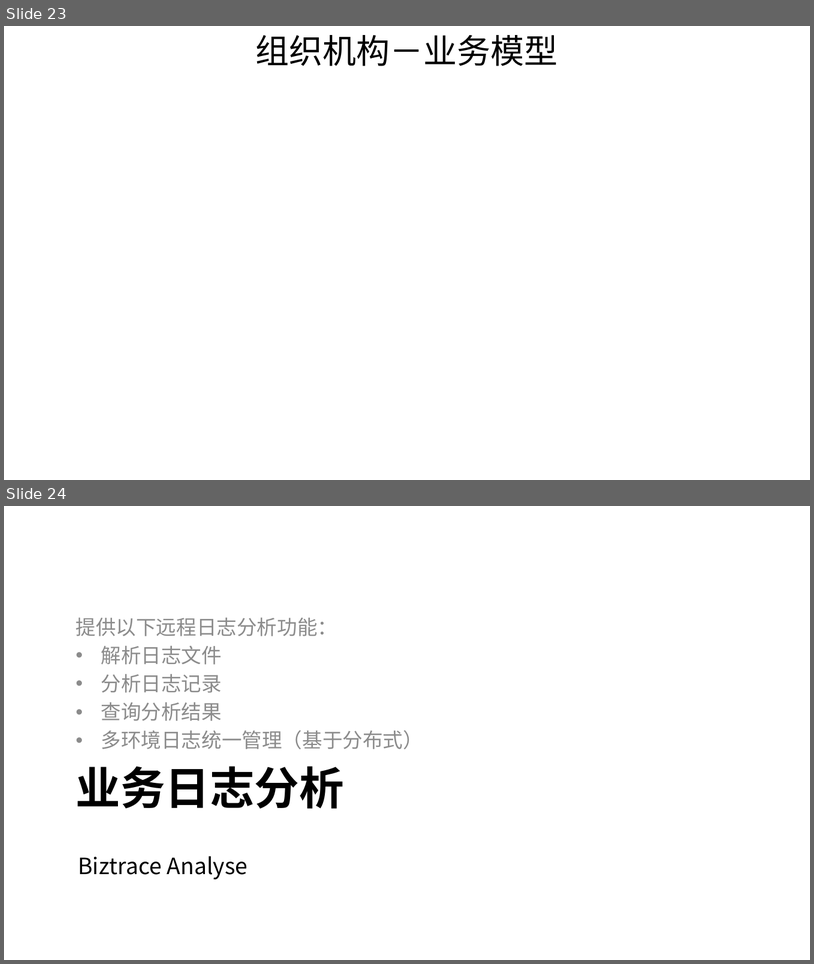
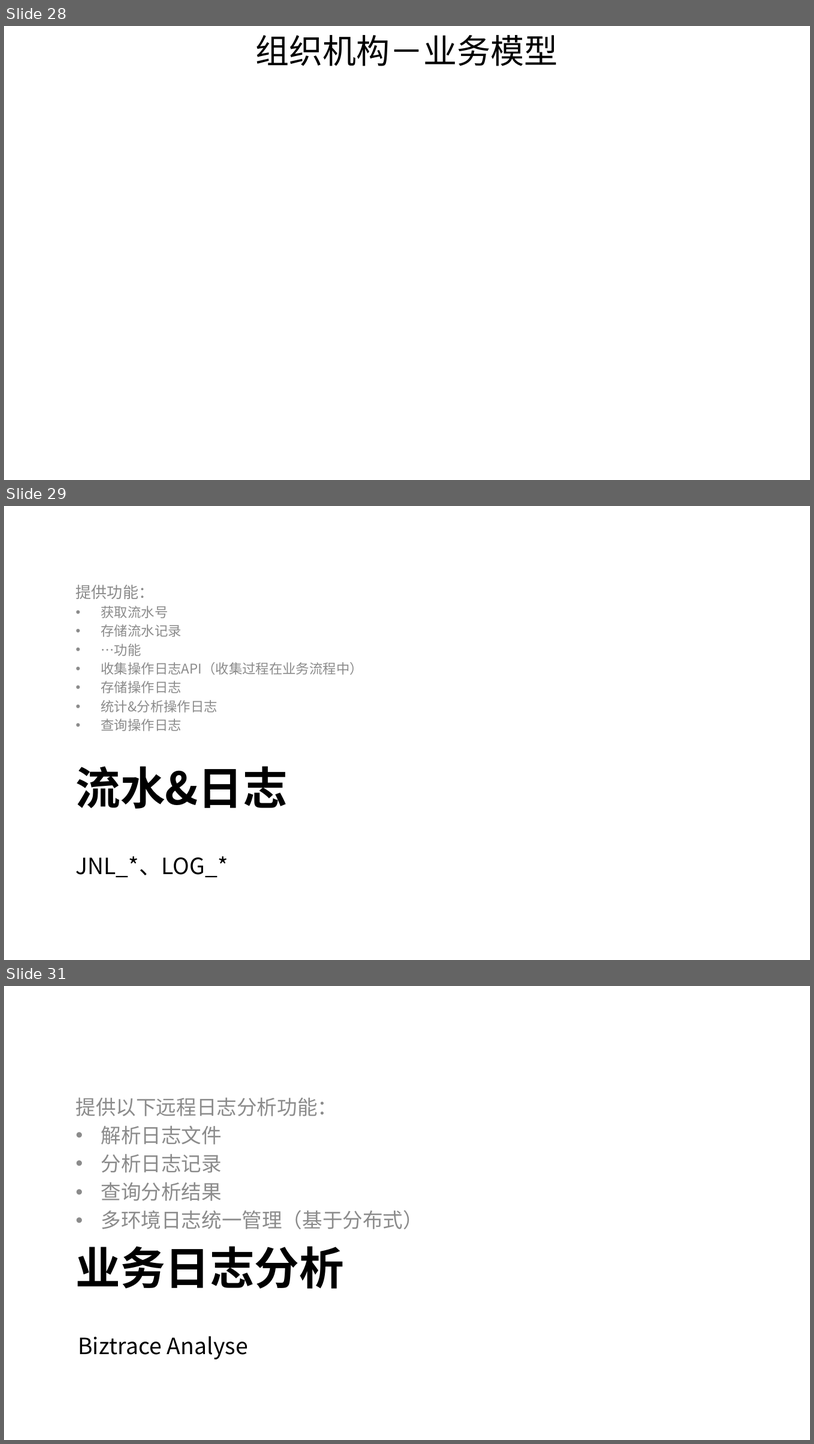
Before and after one commit to shiyunlai/tistools, a slide deck: readme/TIStools.pptx. Shown one above the other, each under a label of ours: slides 23 and 24 before the commit, slides 28, 29 and 31 after it; the slides between them are not shown. The pictures are 814x964 and 814x1444 pixels, drawn with LibreOffice and Linux fonts; fonts in the diff are those of the drawing. Boxes give left, top, right and bottom in pixels: in the first picture for what was removed or moved away, otherwise in the second. Text is boxed around its words. In the diff, an @@ line names an element or a change of style, - is before the commit and + after.

Commit message:
记录

```diff
--- a/readme/TIStools.pptx
+++ b/readme/TIStools.pptx
@@ slide 29 added at [4,506,810,960], background #FFFFFF @@
@@ text added at [76,585,363,731], 12 pt, text #8C8C8C @@
+提供功能：
+• 获取流水号
+• 存储流水记录
+• …功能
+• 收集操作日志API（收集过程在业务流程中）
+• 存储操作日志
+• 统计&分析操作日志
+• 查询操作日志
@@ title added at [76,766,288,808], 40 pt, text #000000, bold @@
+流水&日志
@@ text added at [76,856,228,877], 20 pt, text #000000 @@
+JNL_*、LOG_*
@@ what was slide 23 is now slide 28 @@
@@ what was slide 24 is now slide 31 @@
```
Also in this commit, not shown: 1 slide changed, 6 other slides added, 1 other file.
